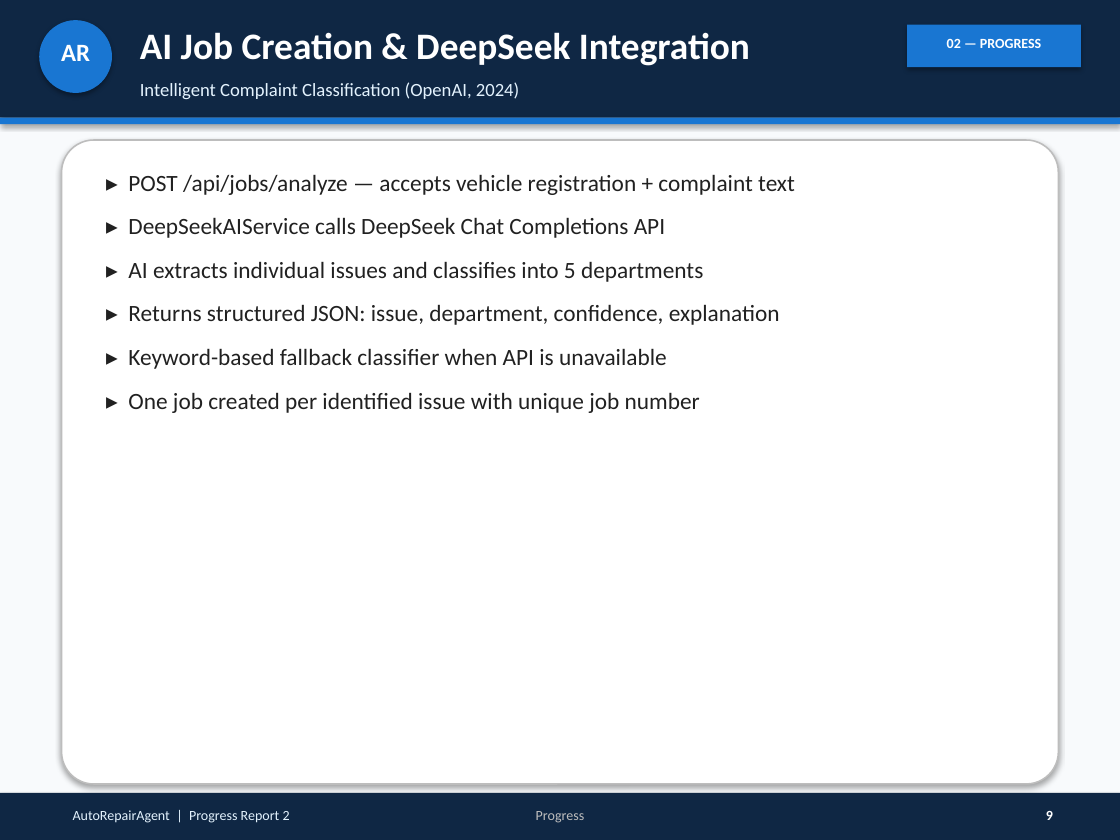
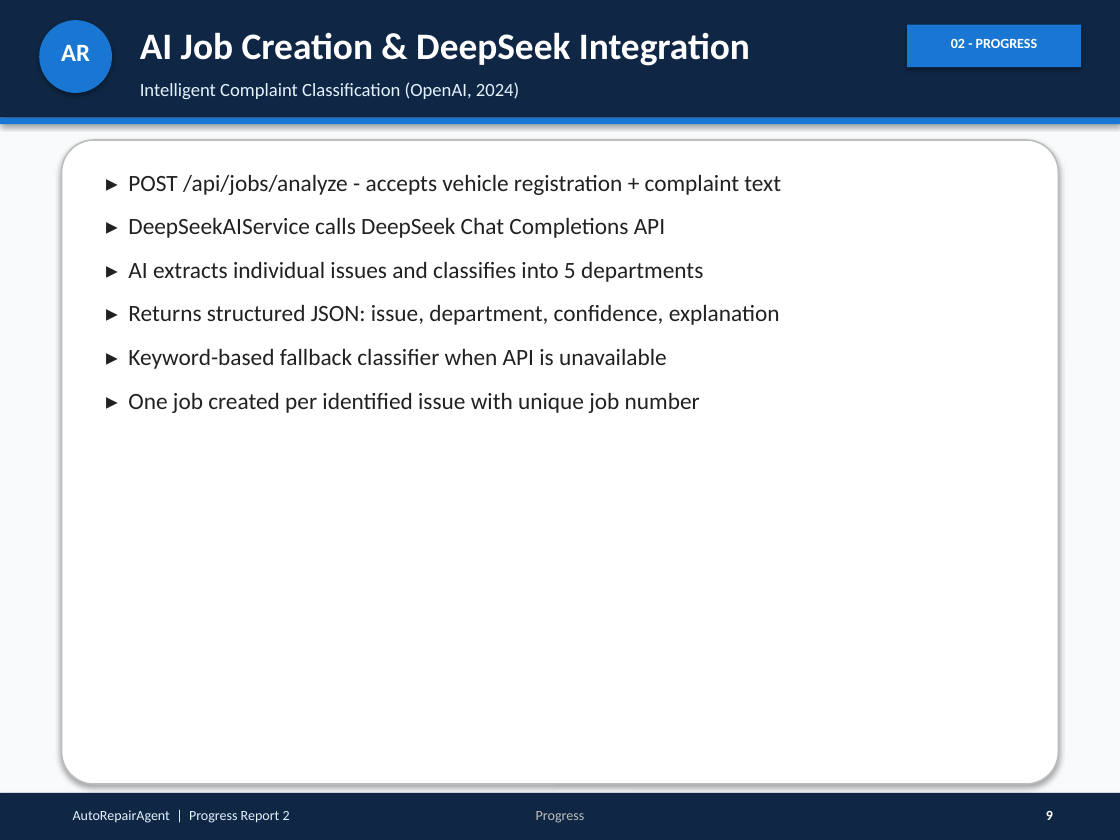
Before and after one commit to anish452/AutoWorkshop, a slide deck: slide 9 of docs/Progress_Report_2_AutoRepairAgent.pptx. Drawn at 1120x840 pixels with LibreOffice and Linux fonts; fonts in the diff are those of the drawing. Boxes give left, top, right and bottom in pixels: in the first picture for what was removed or moved away, otherwise in the second. Text is boxed around its words. In the diff, an @@ line names an element or a change of style, - is before the commit and + after.

```diff
--- a/docs/Progress_Report_2_AutoRepairAgent.pptx
+++ b/docs/Progress_Report_2_AutoRepairAgent.pptx
@@ text at bbox=[951, 39, 1037, 48]: text changed @@
-02 — PROGRESS
+02 - PROGRESS
@@ text at bbox=[128, 174, 781, 195]: text changed @@
-▸ POST /api/jobs/analyze — accepts vehicle registration + complaint text
+▸ POST /api/jobs/analyze - accepts vehicle registration + complaint text
```
Also in this commit, not shown: 18 other slides changed, 1 slide removed, 15 other files.
